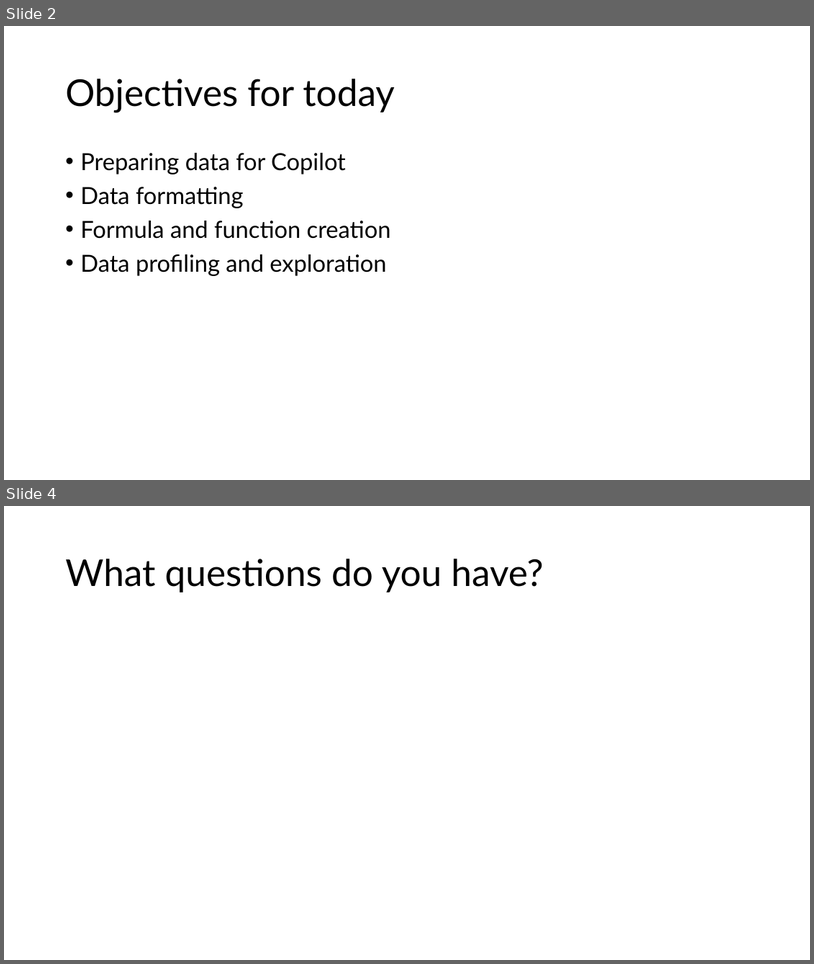
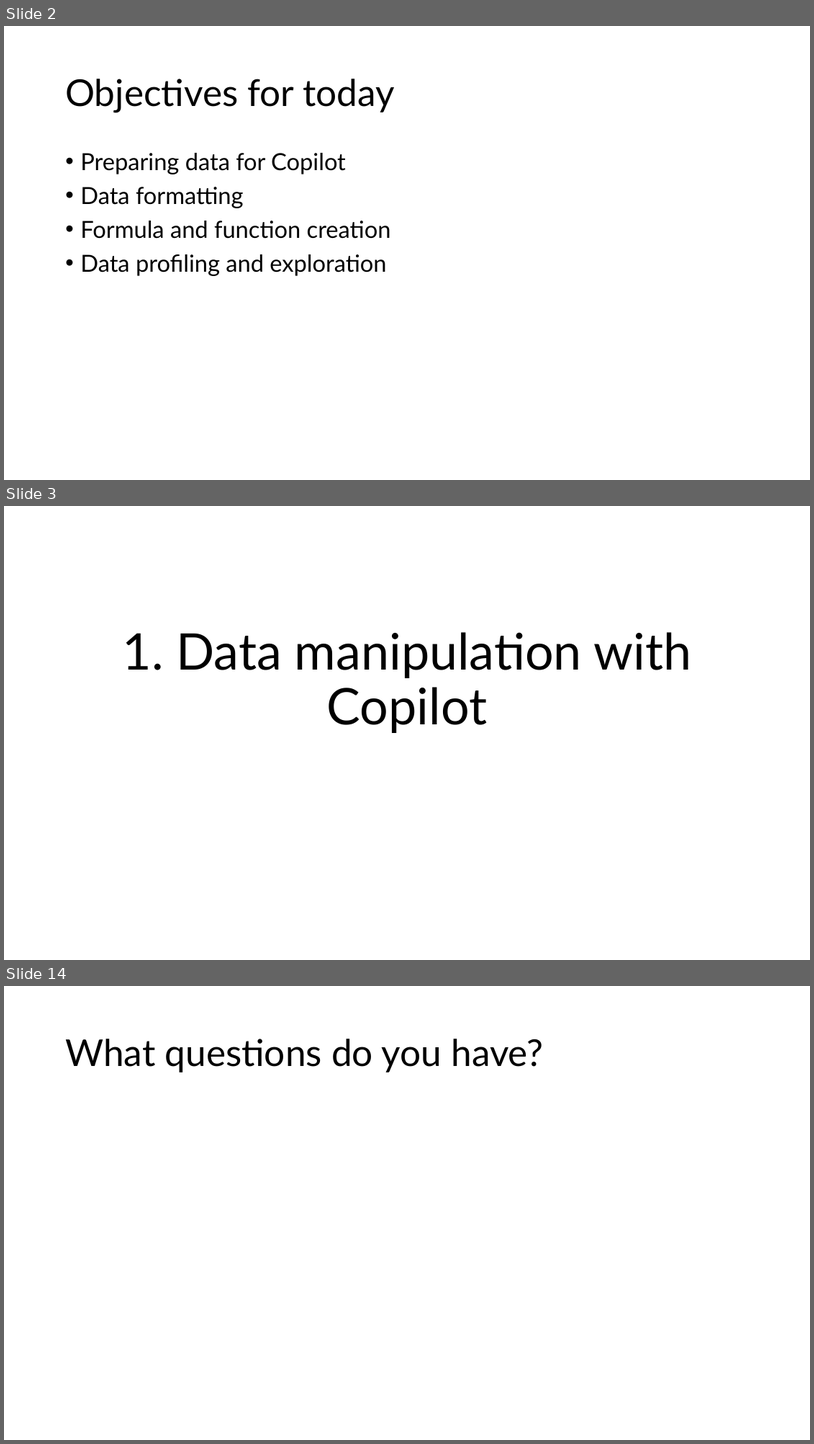
Before and after one commit to stringfestdata/complianceiq-intro-to-copilot-in-excel, a slide deck: complianceiq-intro-to-copilot-in-excel.pptx. Shown one above the other, each under a label of ours: slides 2 and 4 before the commit, slides 2, 3 and 14 after it; the slides between them are not shown. The pictures are 814x964 and 814x1444 pixels, drawn with LibreOffice and Linux fonts; fonts in the diff are those of the drawing. Boxes give left, top, right and bottom in pixels: in the first picture for what was removed or moved away, otherwise in the second. Text is boxed around its words. In the diff, an @@ line names an element or a change of style, - is before the commit and + after.

```diff
--- a/complianceiq-intro-to-copilot-in-excel.pptx
+++ b/complianceiq-intro-to-copilot-in-excel.pptx
@@ slide 3 added at box(4, 506, 810, 960), background #FFFFFF @@
@@ title added at box(122, 632, 692, 733), 60 pt, text #000000 @@
+1. Data manipulation with Copilot
@@ what was slide 4 is now slide 14 @@
```
Also in this commit, not shown: 10 other slides added, 1 slide removed, 13 other files.
